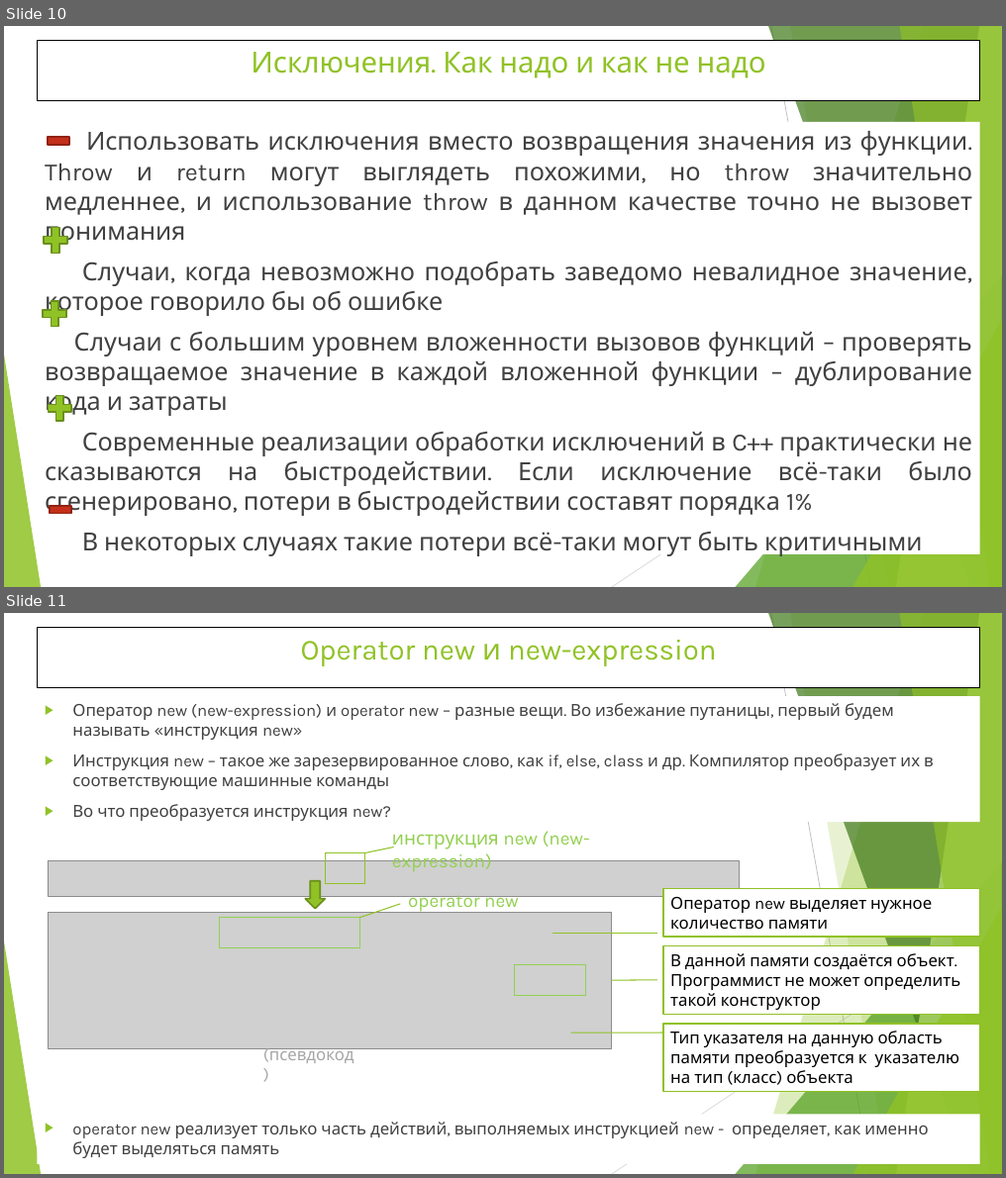
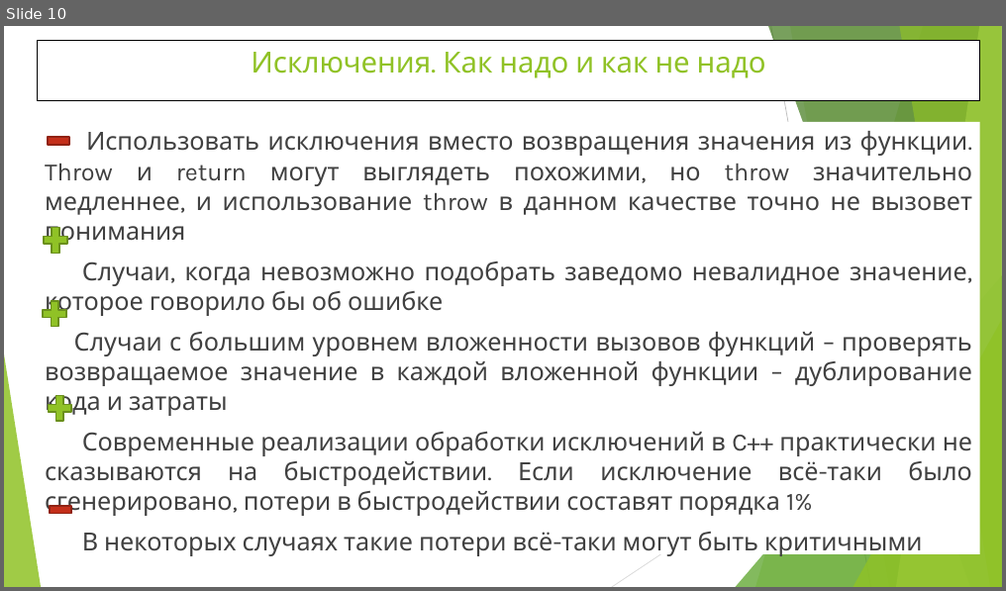
Before and after one commit to WhiteCatStudies/lectures, a slide deck: pt1/lectures/lecture5/lecture5.pptx. Shown one above the other, each under a label of ours: slides 10 and 11 before the commit, slide 10 after it. The pictures are 1006x1178 and 1006x591 pixels, drawn with LibreOffice and Linux fonts; fonts in the diff are those of the drawing; grey boxes stand for pictures. Boxes give left, top, right and bottom in pixels: in the first picture for what was removed or moved away, otherwise in the second. Text is boxed around its words. In the diff, an @@ line names an element or a change of style, - is before the commit and + after.

```diff
--- a/pt1/lectures/lecture5/lecture5.pptx
+++ b/pt1/lectures/lecture5/lecture5.pptx
@@ slide 11 removed at [4, 613, 1002, 1174], background #FFFFFF; not listed: 10 template elements that a slide beside it also shows @@
@@ title removed at [37, 627, 980, 688] @@
-Operator new и new-expression
@@ text removed at [72, 703, 934, 821] @@
-▶ Оператор new (new-expression) и operator new – разные вещи. Во избежание путаницы, первый будем называть «инструкция new»
-▶ Инструкция new – такое же зарезервированное слово, как if, else, class и др. Компилятор преобразует их в соответствующие машинные команды
-▶ Во что преобразуется инструкция new?
@@ line removed from (364, 854) to (393, 848) @@
@@ text removed at [392, 831, 590, 872] @@
-инструкция new (new-expression)
@@ picture removed at [48, 861, 740, 897] @@
@@ rectangle removed at [325, 854, 364, 883] @@
@@ down arrow removed at [306, 881, 325, 909] @@
@@ line removed from (359, 918) to (400, 904) @@
@@ text removed at [408, 895, 519, 913] @@
-operator new
@@ rectangle removed at [663, 889, 980, 937] @@
-Оператор new выделяет нужное
-количество памяти
@@ picture removed at [48, 912, 612, 1050] @@
@@ rectangle removed at [219, 918, 359, 948] @@
@@ line removed from (552, 933) to (656, 933) @@
@@ rectangle removed at [515, 965, 586, 995] @@
@@ rectangle removed at [663, 947, 980, 1014] @@
-В данной памяти создаётся объект. Программист не может определить такой конструктор
@@ line removed from (612, 980) to (656, 980) @@
@@ rectangle removed at [663, 1024, 980, 1092] @@
-Тип указателя на данную область памяти преобразуется к указателю на тип (класс) объекта
@@ text removed at [263, 1046, 354, 1063] @@
-(псевдокод)
@@ line removed from (571, 1033) to (663, 1033) @@
@@ text removed at [72, 1122, 928, 1158] @@
-▶ operator new реализует только часть действий, выполняемых инструкцией new - определяет, как именно будет выделяться память
```
Also in this commit, not shown: 1 slide changed, 5 other slides removed, 35 other files.
